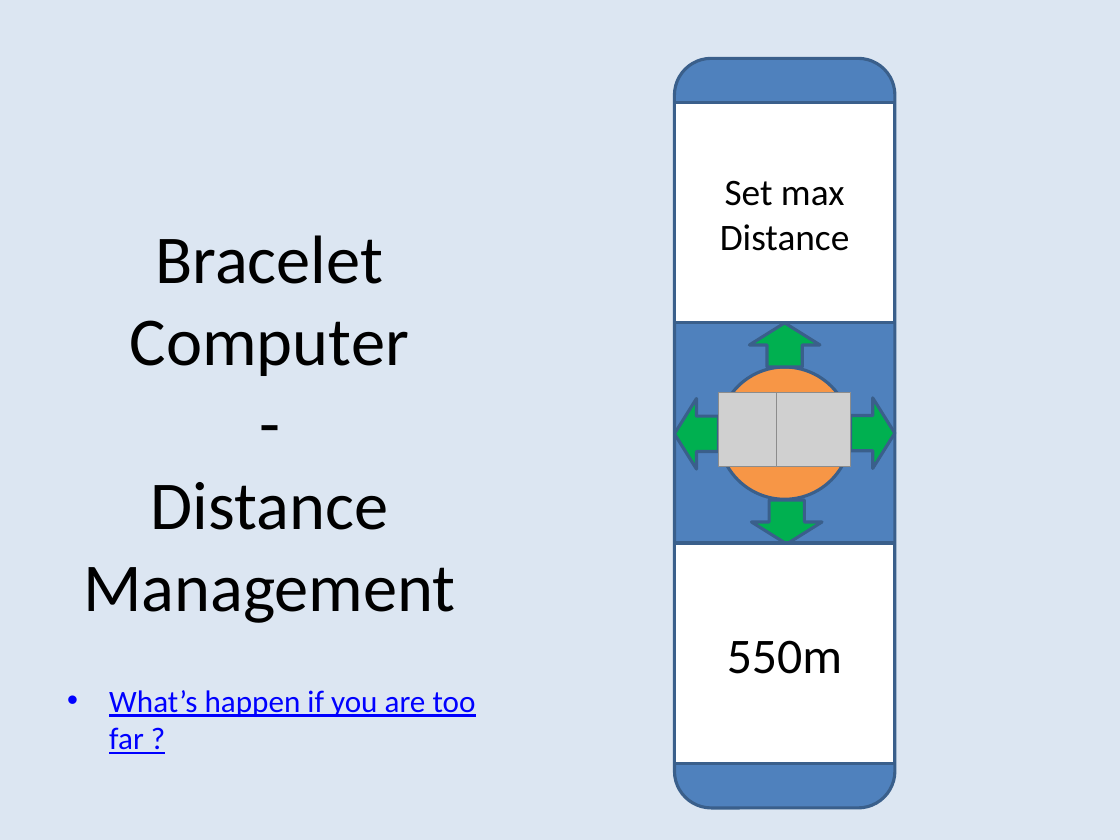
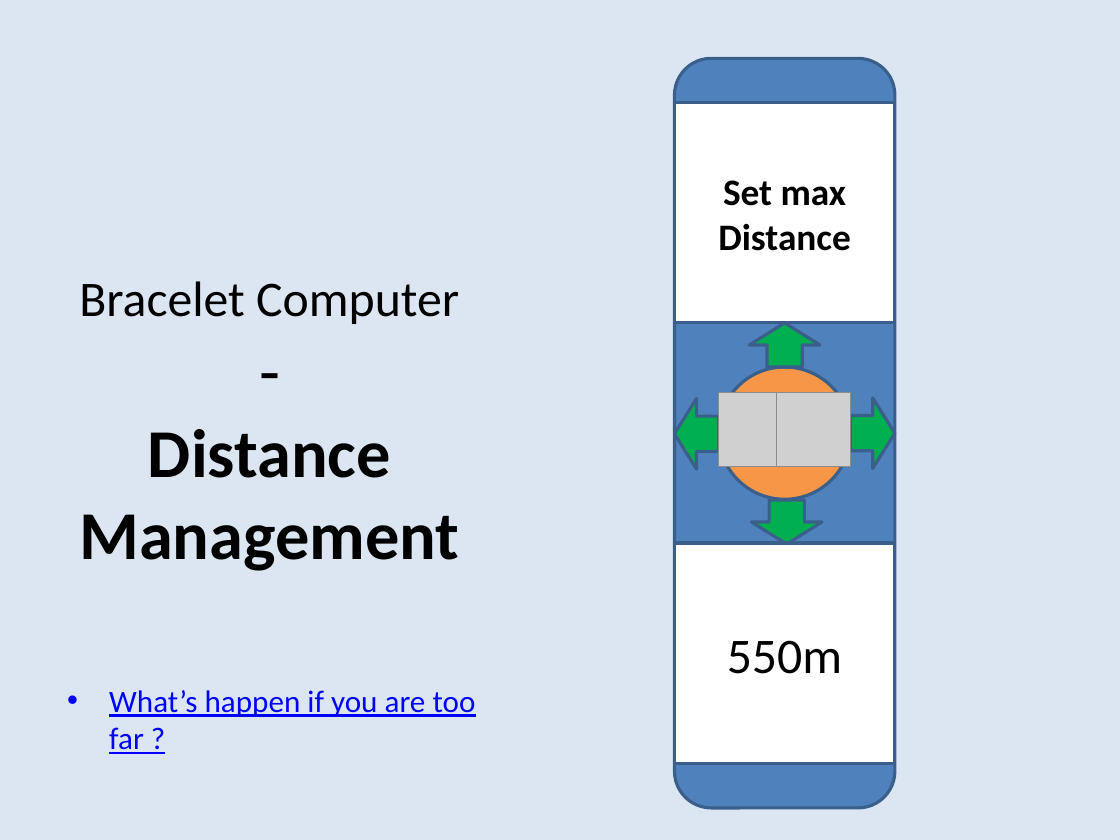
Before and after one commit to Nico420/cours-newcastle, a slide deck: slide 19 of Graphical User interfaces/Graphical User Interfaces.pptx. Drawn at 1120x840 pixels with LibreOffice and Linux fonts; fonts in the diff are those of the drawing; grey boxes stand for pictures. Boxes give left, top, right and bottom in pixels: in the first picture for what was removed or moved away, otherwise in the second. Text is boxed around its words. In the diff, an @@ line names an element or a change of style, - is before the commit and + after.

```diff
--- a/Graphical User interfaces/Graphical User Interfaces.pptx
+++ b/Graphical User interfaces/Graphical User Interfaces.pptx
@@ text "Bracelet Computer - Distance Management" at (x1=79, y1=281, x2=459, y2=571): size 44 to 32 pt in "Bracelet Computer"; bold on in "Distance Management" @@
@@ rectangle "Set max" at (x1=674, y1=103, x2=895, y2=324): bold on @@
```
Also in this commit, not shown: 19 other slides changed, 4 other files.
